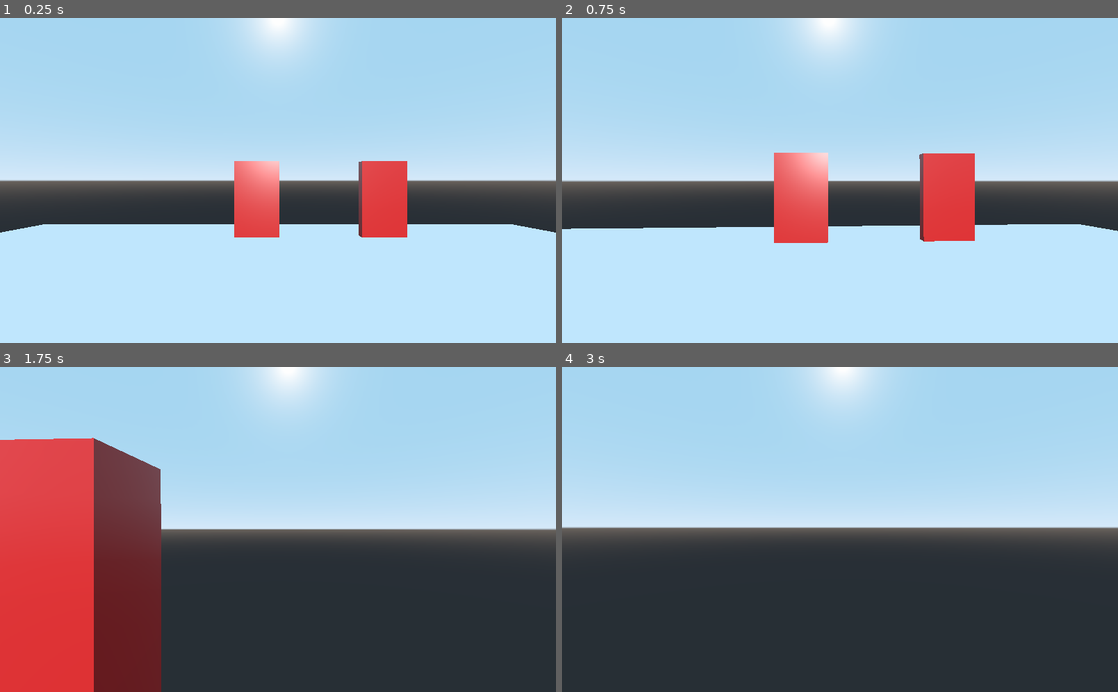
Above: before the commit, frames 1-4 (two rows, left to right).
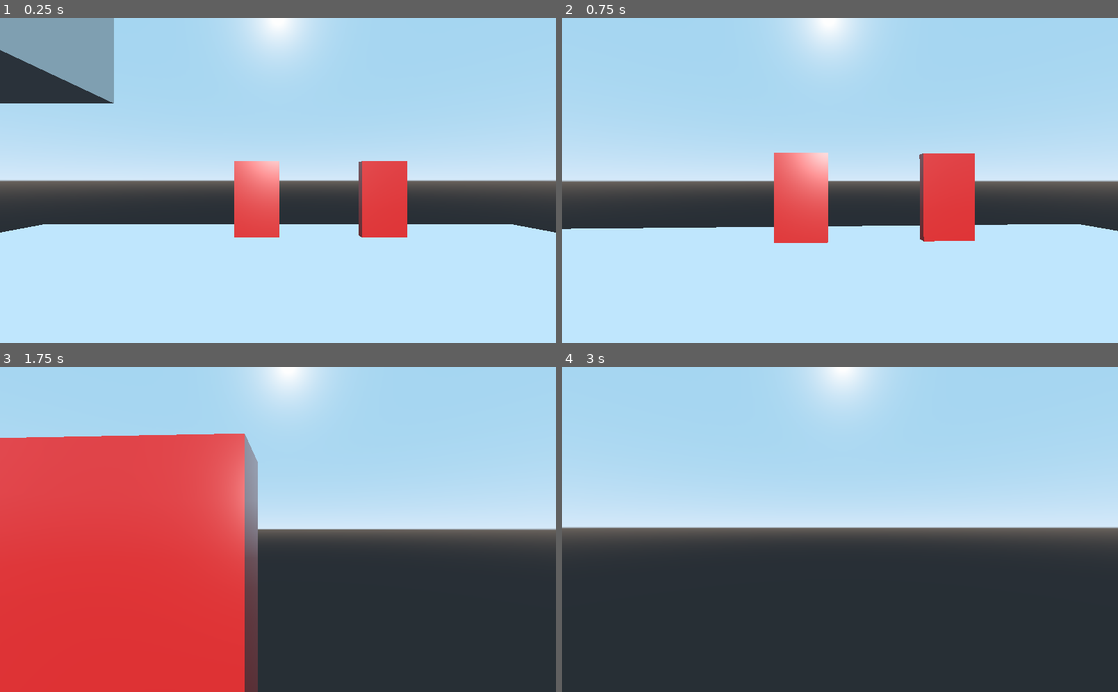
Above: after the commit, the same moments.

Repository: alizardguy/Godot-3D-test-game
Game: Godot game, scene res://Scenes/debugScene.tscn
Two runs of this game, one before a commit and one after it. Both use one fixed random seed, a clock stepped at 60 frames per second and the inputs below.
Inputs (mouse positions are in pixels of both pictures, inside the frame that each line leads up to):
- Up to frame 1 (0.25 s): no input
- Up to frame 2 (0.75 s): tap Enter at 0.5 s; move the mouse to (867, 180) at 0.52 s; hold W (move_forward) from 0.53 s (still down); tap C (move_crouch) at 0.6 s
- Up to frame 3 (1.75 s): keep holding W (move_forward); tap Space (move_jump) at 0.77, 1.52 s; move the mouse to (250, 529) at 1.27 s; tap C (move_crouch) at 1.35 s
- Up to frame 4 (3 s): keep holding W (move_forward); move the mouse to (851, 523) at 2.02 s; tap E (player_interact) at 2.1 s; tap C (move_crouch) at 2.3, 2.85 s; tap Space (move_jump) at 2.75 s; move the mouse to (834, 536) at 2.77 s

The runs differ from the first frame. In frame 1, 5.4% of the frame differs, in the area x 0-21%, y 0-27%; in frame 2, nothing differs; in frame 3, 23%, in the area x 0-47%, y 20-100%; in frame 4, nothing differs.

Commit message:
todo: make collisions to stuff

Diff:
--- /dev/null
+++ b/src/Materials/debug/debug_green.tres
@@ -0,0 +1,4 @@
+[gd_resource type="SpatialMaterial" format=2]
+
+[resource]
+albedo_color = Color( 0, 0.647059, 1, 1 )
--- a/src/Prefabs/Player/Avatar.gd
+++ b/src/Prefabs/Player/Avatar.gd
@@ -50,15 +50,22 @@
 		direction -= transform.basis.x;
 	elif Input.is_action_pressed("move_right"):
 		direction += transform.basis.x;
+#unstickyness
+	if is_on_ceiling():
+		fall.y -= gravity;
 #crouch
 	if Input.is_action_just_pressed("move_crouch"):
 		var headPosCurrent = $head.translation
 		crouchTween.interpolate_property($head, "translation", headPosCurrent, Vector3(0,0.2,0), 0.1, Tween.TRANS_LINEAR, Tween.TRANS_LINEAR);
 		crouchTween.start();
+		$CollisionShape.disabled = true;
+		$crouchingShape.disabled = false;
 	elif Input.is_action_just_released("move_crouch"):
 		var headPosCurrent = $head.translation
 		crouchTween.interpolate_property($head, "translation", headPosCurrent, Vector3(0,0.657,0), 0.1, Tween.TRANS_LINEAR, Tween.TRANS_LINEAR);
 		crouchTween.start();
+		$CollisionShape.disabled = false;
+		$crouchingShape.disabled = true;
 # apply direction
 	direction = direction.normalized();
 	velocity = velocity.linear_interpolate(direction * speed, acceleration * delta);
--- a/src/Prefabs/Player/Player.tscn
+++ b/src/Prefabs/Player/Player.tscn
@@ -14,11 +14,17 @@
 
 [node name="MeshInstance" type="MeshInstance" parent="."]
 transform = Transform( 1, 0, 0, 0, -4.37114e-08, -1, 0, 1, -4.37114e-08, 0, 0, 0 )
+visible = false
 mesh = SubResource( 1 )
 
 [node name="CollisionShape" type="CollisionShape" parent="."]
 transform = Transform( 1, 0, 0, 0, -4.37114e-08, -1, 0, 1, -4.37114e-08, 0, 0, 0 )
 shape = SubResource( 2 )
+
+[node name="crouchingShape" type="CollisionShape" parent="."]
+transform = Transform( 1, 0, 0, 0, -4.37114e-08, -0.7, 0, 1, -3.0598e-08, 0.00744486, -0.34436, 0.00615931 )
+shape = SubResource( 2 )
+disabled = true
 
 [node name="head" type="Spatial" parent="."]
 transform = Transform( 1, 0, 0, 0, 1, 0, 0, 0, 1, 0, 0.657014, 0 )
--- /dev/null
+++ b/src/Prefabs/locomotion/jumpPad.tscn
@@ -0,0 +1,23 @@
+[gd_scene load_steps=5 format=2]
+
+[ext_resource path="res://Materials/debug/debug_green.tres" type="Material" id=1]
+[ext_resource path="res://Scripts/objects/Interaction-objects/jumpPad.gd" type="Script" id=2]
+
+[sub_resource type="CubeMesh" id=1]
+material = ExtResource( 1 )
+size = Vector3( 1, 0.1, 1 )
+
+[sub_resource type="ConcavePolygonShape" id=2]
+data = PoolVector3Array( -0.5, 0.05, 0.5, 0.5, 0.05, 0.5, -0.5, -0.05, 0.5, 0.5, 0.05, 0.5, 0.5, -0.05, 0.5, -0.5, -0.05, 0.5, 0.5, 0.05, -0.5, -0.5, 0.05, -0.5, 0.5, -0.05, -0.5, -0.5, 0.05, -0.5, -0.5, -0.05, -0.5, 0.5, -0.05, -0.5, 0.5, 0.05, 0.5, 0.5, 0.05, -0.5, 0.5, -0.05, 0.5, 0.5, 0.05, -0.5, 0.5, -0.05, -0.5, 0.5, -0.05, 0.5, -0.5, 0.05, -0.5, -0.5, 0.05, 0.5, -0.5, -0.05, -0.5, -0.5, 0.05, 0.5, -0.5, -0.05, 0.5, -0.5, -0.05, -0.5, 0.5, 0.05, 0.5, -0.5, 0.05, 0.5, 0.5, 0.05, -0.5, -0.5, 0.05, 0.5, -0.5, 0.05, -0.5, 0.5, 0.05, -0.5, -0.5, -0.05, 0.5, 0.5, -0.05, 0.5, -0.5, -0.05, -0.5, 0.5, -0.05, 0.5, 0.5, -0.05, -0.5, -0.5, -0.05, -0.5 )
+
+[node name="JumpPad" type="Spatial" groups=["jumpPad"]]
+script = ExtResource( 2 )
+
+[node name="MeshInstance" type="MeshInstance" parent="."]
+transform = Transform( 1, 0, 0, 0, 1, 0, 0, 0, 1, -0.00623703, 0, 0.00111628 )
+mesh = SubResource( 1 )
+
+[node name="StaticBody" type="StaticBody" parent="MeshInstance"]
+
+[node name="CollisionShape" type="CollisionShape" parent="MeshInstance/StaticBody"]
+shape = SubResource( 2 )
--- a/src/Scenes/debugScene.tscn
+++ b/src/Scenes/debugScene.tscn
@@ -8,6 +8,11 @@
 
 [sub_resource type="ConcavePolygonShape" id=2]
 data = PoolVector3Array( 10, 0, 10, -10, 0, 10, 10, 0, -10, -10, 0, 10, -10, 0, -10, 10, 0, -10 )
+
+[sub_resource type="CubeMesh" id=3]
+
+[sub_resource type="ConcavePolygonShape" id=4]
+data = PoolVector3Array( -1, 1, 1, 1, 1, 1, -1, -1, 1, 1, 1, 1, 1, -1, 1, -1, -1, 1, 1, 1, -1, -1, 1, -1, 1, -1, -1, -1, 1, -1, -1, -1, -1, 1, -1, -1, 1, 1, 1, 1, 1, -1, 1, -1, 1, 1, 1, -1, 1, -1, -1, 1, -1, 1, -1, 1, -1, -1, 1, 1, -1, -1, -1, -1, 1, 1, -1, -1, 1, -1, -1, -1, 1, 1, 1, -1, 1, 1, 1, 1, -1, -1, 1, 1, -1, 1, -1, 1, 1, -1, -1, -1, 1, 1, -1, 1, -1, -1, -1, 1, -1, 1, 1, -1, -1, -1, -1, -1 )
 
 [node name="Root" type="Spatial"]
 
@@ -31,3 +36,30 @@
 
 [node name="Door2" parent="." instance=ExtResource( 2 )]
 transform = Transform( 1, 0, 0, 0, 1, 0, 0, 0, 1, -0.696638, 1.00766, -7.80328 )
+
+[node name="MeshInstance2" type="MeshInstance" parent="."]
+transform = Transform( 1, 0, 0, 0, 1, 0, 0, 0, 1, -3.16468, 2.84951, 0 )
+mesh = SubResource( 3 )
+
+[node name="StaticBody" type="StaticBody" parent="MeshInstance2"]
+
+[node name="CollisionShape" type="CollisionShape" parent="MeshInstance2/StaticBody"]
+shape = SubResource( 4 )
+
+[node name="MeshInstance3" type="MeshInstance" parent="."]
+transform = Transform( 1, 0, 0, 0, 1, 0, 0, 0, 1, -3.16468, 3.89201, -2.06684 )
+mesh = SubResource( 3 )
+
+[node name="StaticBody" type="StaticBody" parent="MeshInstance3"]
+
+[node name="CollisionShape" type="CollisionShape" parent="MeshInstance3/StaticBody"]
+shape = SubResource( 4 )
+
+[node name="MeshInstance4" type="MeshInstance" parent="." groups=["debug_group"]]
+transform = Transform( 1, 0, 0, 0, 1, 0, 0, 0, 1, -3.16468, 0.627822, 4.33686 )
+mesh = SubResource( 3 )
+
+[node name="StaticBody" type="StaticBody" parent="MeshInstance4"]
+
+[node name="CollisionShape" type="CollisionShape" parent="MeshInstance4/StaticBody"]
+shape = SubResource( 4 )
--- /dev/null
+++ b/src/Scripts/objects/Interaction-objects/jumpPad.gd
@@ -0,0 +1,9 @@
+extends Spatial
+
+
+# Called when the node enters the scene tree for the first time.
+func _ready():
+	pass
+
+func _physics_process(delta):
+	pass
Not shown: 1 places in src/Scenes/debugScene.tscn that only renumber resources
